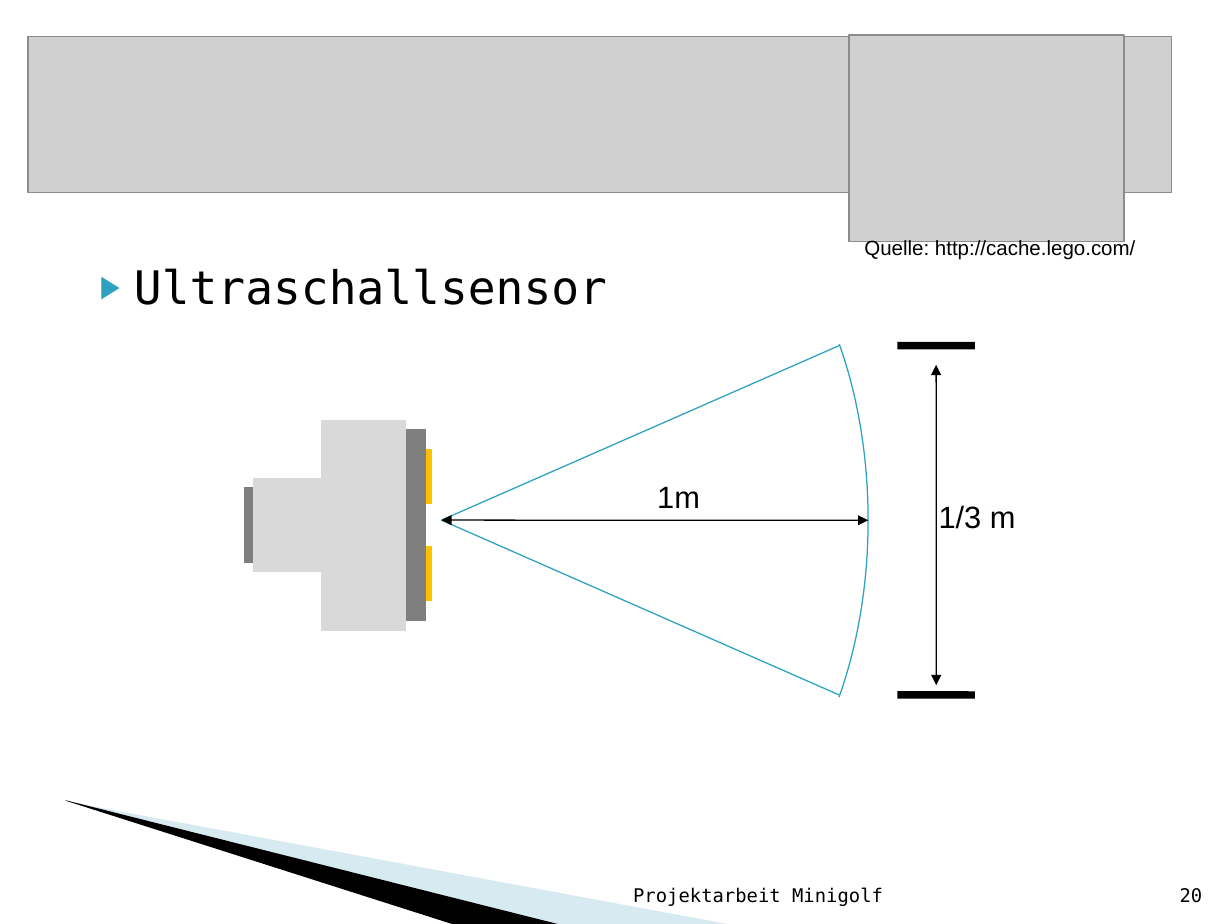
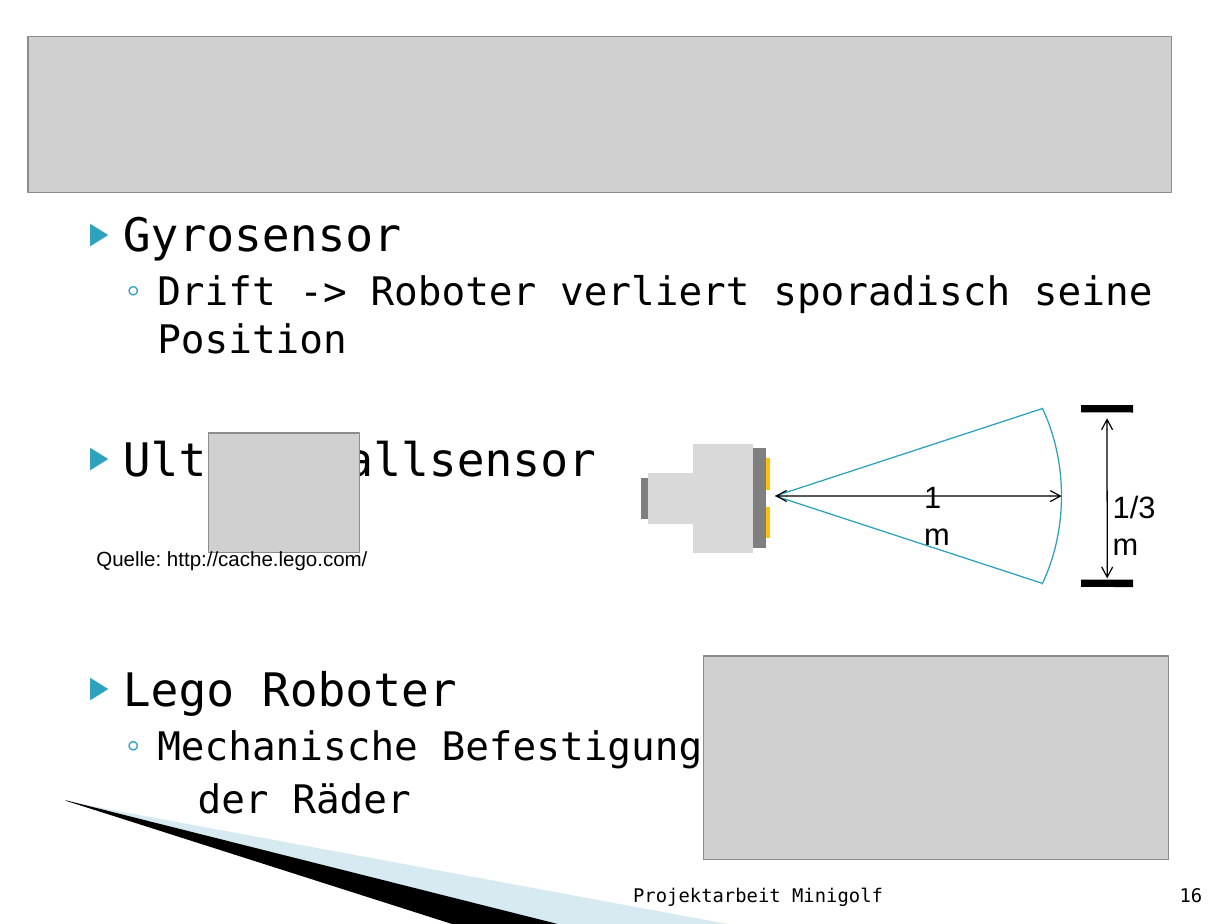
Before and after one commit to Rabbit2Clone/LegoMinigolfV1, a slide deck: slide 16 of Minigolf_mit_Lego_Mindstorms.ppt (slide 20 before the commit). Drawn at 1232x924 pixels with LibreOffice and Linux fonts; fonts in the diff are those of the drawing; grey boxes stand for pictures; background and template pictures are left out. Boxes give left, top, right and bottom in pixels: in the first picture for what was removed or moved away, otherwise in the second. Text is boxed around its words. In the diff, an @@ line names an element or a change of style, - is before the commit and + after.

Commit message:
Finish for Presentation

```diff
--- a/Minigolf_mit_Lego_Mindstorms.ppt
+++ b/Minigolf_mit_Lego_Mindstorms.ppt
@@ text "Gyrosensor": place and size @@
-text "Gyrosensor" at (134, 268, 607, 305)
+text "Gyrosensor" at (123, 216, 1152, 814)
@@ freeform shape removed at (471, 181, 869, 860) @@
@@ text at (123, 216, 1152, 354): paragraphs added @@
+▶ Gyrosensor
+  ◦ Drift -> Roboter verliert sporadisch seine Position
@@ line removed from (441, 520) to (839, 346) @@
@@ line moved from (897, 346) - (975, 346) to (1080, 409) - (1133, 409) @@
@@ group added at (646, 326, 1133, 667): 6 rectangles, 3 lines, 1 freeform shape, 1 double arrow @@
@@ picture added at (208, 432, 359, 552) @@
@@ text "1m" rewrapped from (657, 486, 700, 508) to (912, 472, 977, 558) @@
@@ group removed at (248, 424, 429, 627): 6 rectangles @@
@@ double arrow moved from (936, 365) - (936, 685) to (775, 496) - (1062, 496) @@
@@ double arrow (775, 496) - (1062, 496): arrowheads changed @@
@@ text "1/3 m" rewrapped from (939, 505, 1016, 529) to (1113, 495, 1156, 555) @@
@@ line removed from (441, 520) to (839, 695) @@
@@ double arrow removed from (441, 520) to (869, 520) @@
@@ text "Quelle: http://cache.lego.com/": place and size @@
-text "Quelle: http://cache.lego.com/" at (864, 239, 1135, 260)
+text "Quelle: http://cache.lego.com/" at (96, 550, 367, 571)
@@ picture: place and size @@
-picture at (849, 34, 1124, 241)
+picture at (703, 655, 1169, 859)
@@ text at (123, 671, 703, 814): paragraphs added @@
+▶ Lego Roboter
+  ◦ Mechanische Befestigung
+  der Räder
@@ line removed from (897, 695) to (975, 695) @@
@@ page number at (1180, 888, 1203, 903): text changed @@
-20
+16
```
Also in this commit, not shown: 9 other slides changed, 5 slides removed, 6 other files.
